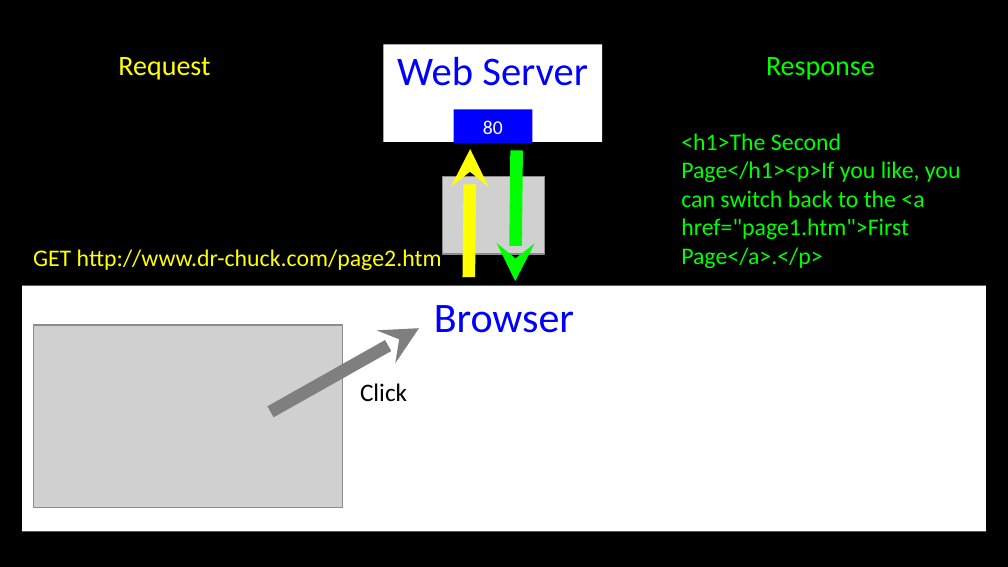
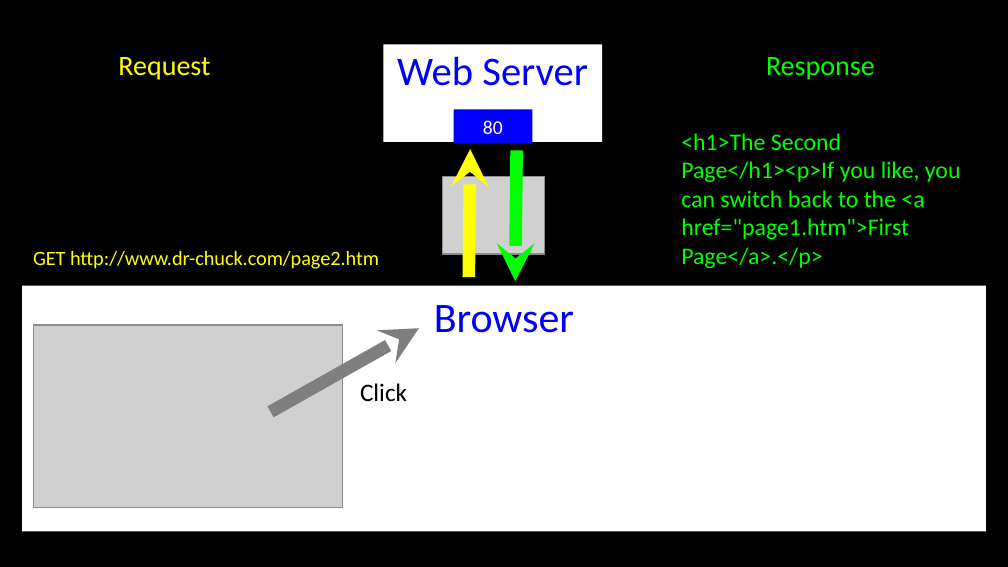
Before and after one commit to csev/wa4e, a slide deck: slide 9 of lectures/Web-01-HTTP.ppt. Drawn at 1008x567 pixels with LibreOffice and Linux fonts; fonts in the diff are those of the drawing; grey boxes stand for pictures. Boxes give left, top, right and bottom in pixels: in the first picture for what was removed or moved away, otherwise in the second. Text is boxed around its words. In the diff, an @@ line names an element or a change of style, - is before the commit and + after.

```diff
--- a/lectures/Web-01-HTTP.ppt
+++ b/lectures/Web-01-HTTP.ppt
@@ text "GET http://www.dr-chuck.com/page2.htm" at [33, 251, 379, 269]: size 17 to 14.4 pt @@
```
Also in this commit, not shown: 4 other slides changed, 4 other files.
